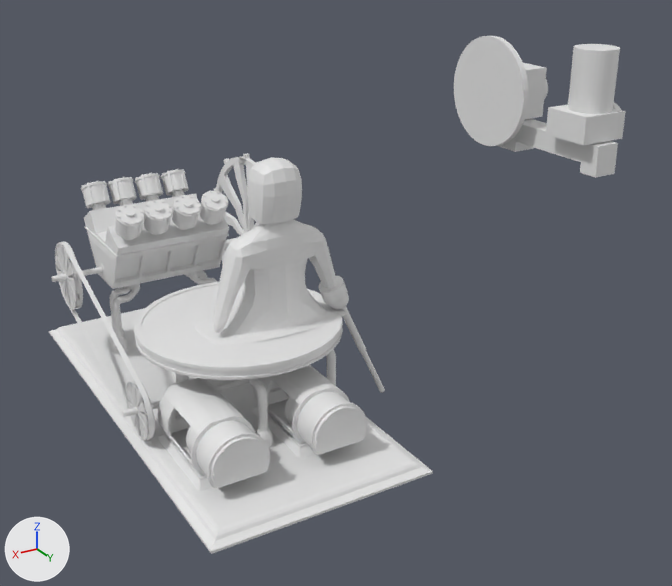
A saved change to the Blender file 3_Blend_Files/Animation.blend.
One viewpoint serves both versions: a camera (50 mm lens) standing at (3.37, 9.37, 4.85) and looking at (-3.08, -1.38, -0.52). The lights are fixed; the arrows at lower left show +X, +Y and +Z. The older version comes first.

The older version as bpy lines, for what is in view:
```python
me_cube_002 = bpy.data.meshes.new('Cube.002')
me_cube_002.from_pydata(...)  # a box spanning x -1.0..1.0, y -1.0..1.0, z -1.0..0.04
me_cylinder_016 = bpy.data.meshes.new('Cylinder.016')
me_cylinder_016.from_pydata(...)  # 404 vertices, 370 faces; spans x -1.5..0.24, y -1.08..1.08, z -1.69..1.54
me_cylinder_016.polygons.foreach_set('use_smooth', [True] * 370)
ob_cube_002 = bpy.data.objects.new('Cube.002', me_cube_002)
ob_cube_002.parent = ob_humanoid_platform_blockout
ob_cube_002.matrix_parent_inverse = Matrix(((2.429, 0.0, 0.0, 0.159), (0.0, 2.429, 0.0, 4.884), (0.0, 0.0, 1.111, -1.236), (0.0, 0.0, 0.0, 1.0)))
ob_cube_002.location = (0.0, -2.036, 1.096)
ob_cube_002.scale = (0.5, 0.5, 0.5)
ob_lifepumphousing = bpy.data.objects.new('LifePumpHousing', me_cylinder_016)
ob_lifepumphousing.parent = ob_lifepump_primary
ob_lifepumphousing.location = (0.331, 0.364, 0.244)
ob_lifepumphousing.rotation_euler = (-1.571, 1.571, 0.0)  # degrees (-90, 90, 0)
ob_lifepumphousing.scale = (0.287, 0.287, 0.429)
ob_lifepumphousing_001 = bpy.data.objects.new('LifePumpHousing.001', me_cylinder_016)
ob_lifepumphousing_001.parent = ob_lifepump_secondary
ob_lifepumphousing_001.location = (0.331, 0.364, 0.244)
ob_lifepumphousing_001.rotation_euler = (-1.571, 1.571, 0.0)  # degrees (-90, 90, 0)
ob_lifepumphousing_001.scale = (0.287, 0.287, 0.429)
# also in view: 'HumanoidPlatform' at (-0.09, 1.77, 0.95); 'Engine_Block' at (0.01, -0.14, 1.26); 'Platform' at (0.03, 1.31, 0.05); 'Pulley_Engine' at (1.03, -0.15, 1.04); 'LifePumpStand' at (0.62, 2.48, 0.14)
```
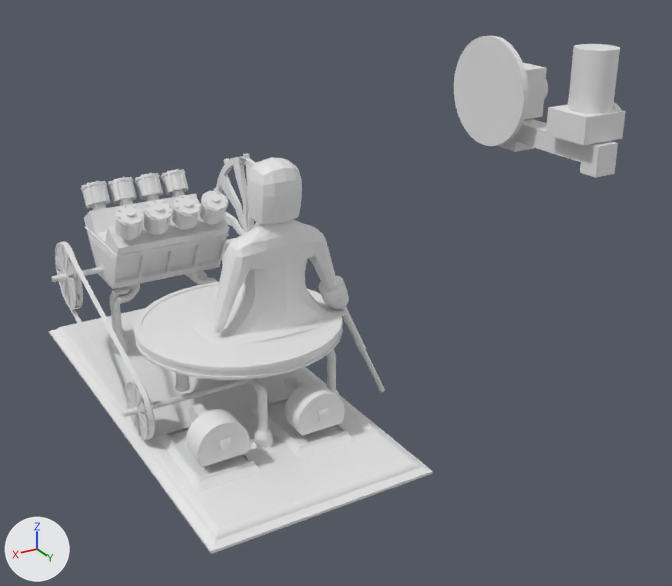
Edits to the scene script, one JSON object a line:
```json
{"op": "add", "block": "ob_lifepumphousing", "code": "ob_lifepumphousing.hide_set(True)"}
{"op": "add", "block": "ob_lifepumphousing_001", "code": "ob_lifepumphousing_001.hide_set(True)"}
```

Where the change shows, as pixel boxes [x1, y1, x2, y2] in the pictures (672 x 586 px):
```json
{"object": "LifePumpHousing", "change": "hidden", "before": [157, 378, 270, 488]}
{"object": "LifePumpHousing.001", "change": "hidden", "before": [253, 365, 367, 455]}
{"object": "LifePumpCylinder", "change": "unchanged, uncovered by the edit", "before": [186, 426, 198, 453], "after": [186, 409, 250, 467]}
{"object": "LifePumpCylinder.001", "change": "unchanged, uncovered by the edit", "before": [285, 397, 299, 426], "after": [285, 382, 345, 436]}
```
